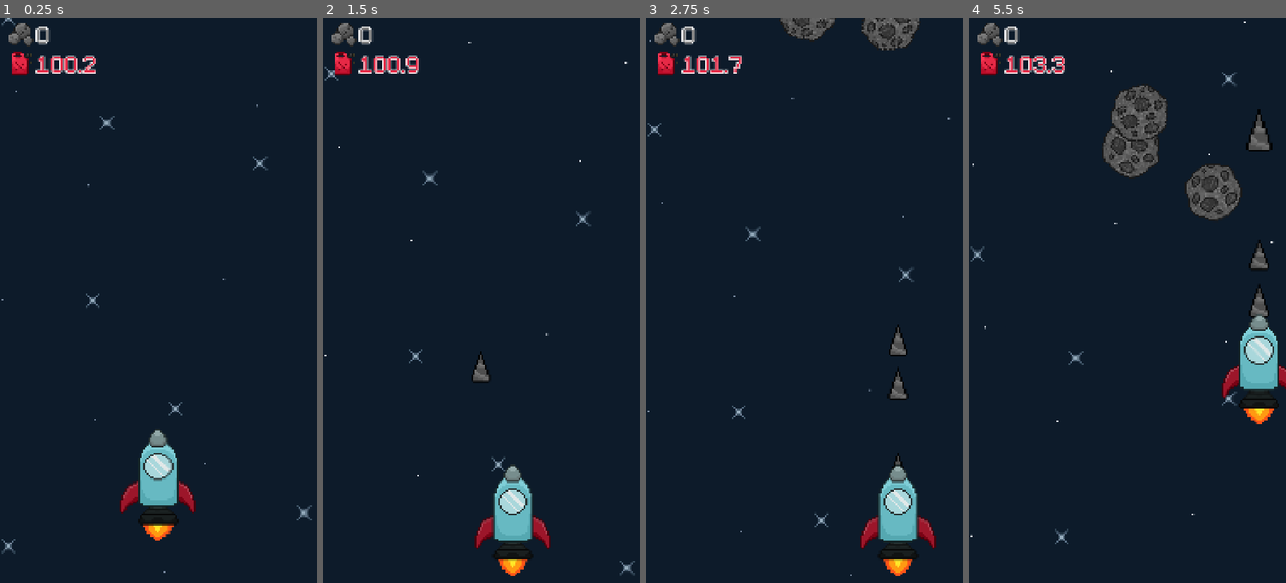
Above: before the commit, frames 1-4 (left to right).
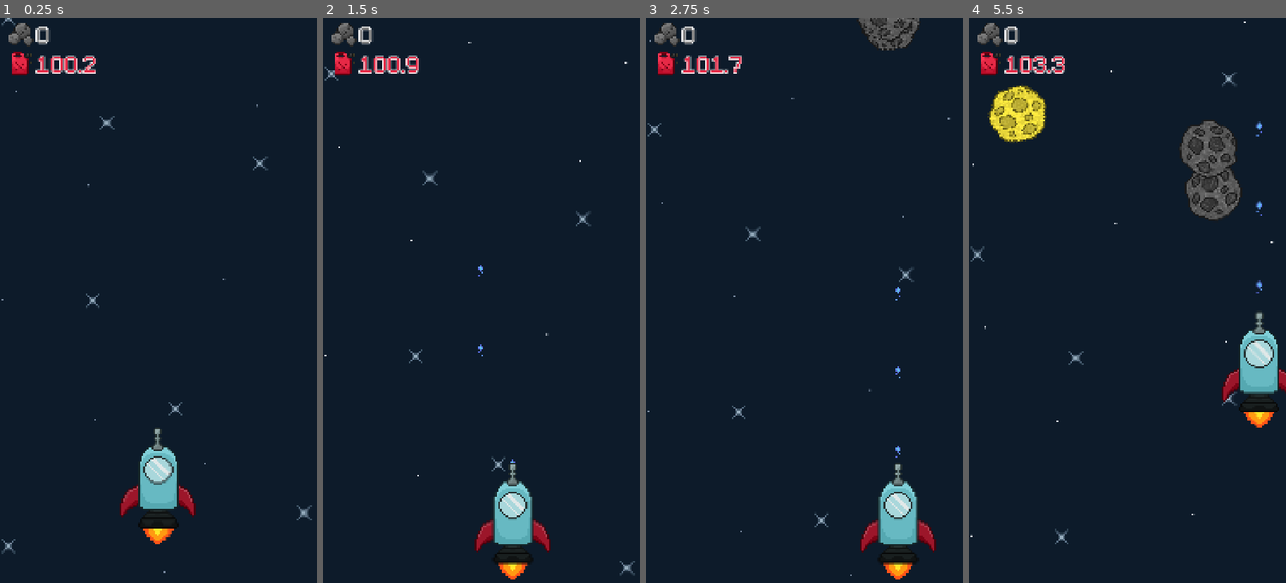
Above: after the commit, the same moments.

Repository: KRYPTO-CS/SpaceShooter
Game: Godot game, scene res://scenes/main.tscn
The game is run twice, just before and just after one commit, with the same random seed, the same clock (stepped at 60 frames per second) and the same inputs. Sound files missing from this copy of the repository are replaced by a short silence.
Inputs (mouse positions are in pixels of both pictures, inside the frame that each line leads up to):
- Up to frame 1 (0.25 s): no input
- Up to frame 2 (1.5 s): move the mouse to (551, 272) at 0.52 s; click (551, 272) at 0.67 s; drag from (418, 328) to (481, 475) at 1.27 s
- Up to frame 3 (2.75 s): move the mouse to (836, 176) at 2.02 s; click (836, 176) at 2.17 s
- Up to frame 4 (5.5 s): drag from (1111, 413) to (1222, 560) at 2.77 s; move the mouse to (1222, 385) at 3.52 s; click (1222, 385) at 3.67 s; drag from (1032, 215) to (1213, 114) at 4.27 s; move the mouse to (1143, 300) at 5.02 s; click (1143, 300) at 5.17 s

The runs differ from the first frame. In frame 1, 1.1% of the frame differs, in the area x 37-62%, y 72-94%; in frame 2, 1.3%; in frame 3, 2.3%; in frame 4, 6.5%, in the area x 5-100%, y 12-73%.

Commit message:
Add powerups with two shooting modes: normal and charge, and two bullet modes: simple and drill. Separate shooting logic into a separate script

Diff:
--- a/SpaceShooter/scenes/bullet.tscn
+++ /dev/null
@@ -1,20 +0,0 @@
-[gd_scene load_steps=4 format=3 uid="uid://cccfedjgfk4ro"]
-
-[ext_resource type="Script" uid="uid://cgfrnujg25vna" path="res://scenes/bullet.gd" id="1_v8qja"]
-[ext_resource type="Texture2D" uid="uid://dlmuomk17u48v" path="res://sprites/bullet.png" id="2_y25gk"]
-
-[sub_resource type="CapsuleShape2D" id="CapsuleShape2D_l5glv"]
-radius = 19.75
-height = 68.76
-
-[node name="Bullet" type="Area2D"]
-script = ExtResource("1_v8qja")
-
-[node name="CollisionShape2D" type="CollisionShape2D" parent="."]
-position = Vector2(0, 3)
-shape = SubResource("CapsuleShape2D_l5glv")
-
-[node name="Sprite2D" type="Sprite2D" parent="."]
-texture = ExtResource("2_y25gk")
-
-[connection signal="area_entered" from="." to="." method="_on_area_entered"]
--- /dev/null
+++ b/SpaceShooter/scenes/bullet_drill.gd
@@ -0,0 +1,22 @@
+extends Area2D
+
+@export var speed := 600.0
+@export var lifetime := 1.5  # seconds before despawn
+@export var damage := 1
+
+var time_alive := 0.0
+
+func _ready():
+	z_index = -1 # so it doesn't layer in front of player
+
+func _process(delta):
+	position.y -= (speed * 0.5) * delta
+	time_alive += delta
+	if time_alive >= lifetime:
+		queue_free()
+
+func _on_area_entered(area):
+	if area.is_in_group("destroyable"):
+		area.flash_red()
+		area.take_damage(damage * 2)
+		AudioManager.play_sound(preload("res://sounds/drillHit.wav"))
--- /dev/null
+++ b/SpaceShooter/scenes/bullet_drill.tscn
@@ -0,0 +1,20 @@
+[gd_scene load_steps=4 format=3 uid="uid://bgispxhhykji6"]
+
+[ext_resource type="Script" uid="uid://dpb60w1peopow" path="res://scenes/bullet_drill.gd" id="1_b44yc"]
+[ext_resource type="Texture2D" uid="uid://d83sv6p1h8ub" path="res://sprites/bullets/drillBullet.png" id="3_sbr7k"]
+
+[sub_resource type="CapsuleShape2D" id="CapsuleShape2D_l5glv"]
+radius = 6.0
+height = 18.0
+
+[node name="BulletDrill" type="Area2D"]
+script = ExtResource("1_b44yc")
+
+[node name="CollisionShape2D" type="CollisionShape2D" parent="."]
+position = Vector2(0, -8)
+shape = SubResource("CapsuleShape2D_l5glv")
+
+[node name="Sprite2D" type="Sprite2D" parent="."]
+texture = ExtResource("3_sbr7k")
+
+[connection signal="area_entered" from="." to="." method="_on_area_entered"]
--- /dev/null
+++ b/SpaceShooter/scenes/bullet_simple.tscn
@@ -0,0 +1,57 @@
+[gd_scene load_steps=9 format=3 uid="uid://cccfedjgfk4ro"]
+
+[ext_resource type="Script" uid="uid://cgfrnujg25vna" path="res://scenes/bullet_simple.gd" id="1_h488q"]
+[ext_resource type="Texture2D" uid="uid://c7s0x2ojc3lqb" path="res://sprites/bullets/simpleBulletSheet.png" id="2_h488q"]
+
+[sub_resource type="CapsuleShape2D" id="CapsuleShape2D_l5glv"]
+radius = 6.0
+height = 18.0
+
+[sub_resource type="AtlasTexture" id="AtlasTexture_eoqba"]
+atlas = ExtResource("2_h488q")
+region = Rect2(0, 0, 20, 40)
+
+[sub_resource type="AtlasTexture" id="AtlasTexture_qncy5"]
+atlas = ExtResource("2_h488q")
+region = Rect2(20, 0, 20, 40)
+
+[sub_resource type="AtlasTexture" id="AtlasTexture_tamys"]
+atlas = ExtResource("2_h488q")
+region = Rect2(40, 0, 20, 40)
+
+[sub_resource type="AtlasTexture" id="AtlasTexture_26lx3"]
+atlas = ExtResource("2_h488q")
+region = Rect2(60, 0, 20, 40)
+
+[sub_resource type="SpriteFrames" id="SpriteFrames_805un"]
+animations = [{
+"frames": [{
+"duration": 1.0,
+"texture": SubResource("AtlasTexture_eoqba")
+}, {
+"duration": 1.0,
+"texture": SubResource("AtlasTexture_qncy5")
+}, {
+"duration": 1.0,
+"texture": SubResource("AtlasTexture_tamys")
+}, {
+"duration": 1.0,
+"texture": SubResource("AtlasTexture_26lx3")
+}],
+"loop": true,
+"name": &"default",
+"speed": 8.0
+}]
+
+[node name="BulletSimple" type="Area2D"]
+script = ExtResource("1_h488q")
+
+[node name="CollisionShape2D" type="CollisionShape2D" parent="."]
+position = Vector2(0, -8)
+shape = SubResource("CapsuleShape2D_l5glv")
+
+[node name="AnimatedSprite2D" type="AnimatedSprite2D" parent="."]
+sprite_frames = SubResource("SpriteFrames_805un")
+autoplay = "default"
+
+[connection signal="area_entered" from="." to="." method="_on_area_entered"]
--- a/SpaceShooter/scenes/main.gd
+++ b/SpaceShooter/scenes/main.gd
@@ -1,11 +1,13 @@
 extends Node2D
 
 @export var asteroid_scene: PackedScene
+@export var powerup_scene: PackedScene
 var asteroid_timer := 0.0
 
 func _ready():
 	randomize()
 	asteroid_scene = preload("res://scenes/asteroid.tscn")
+	powerup_scene = preload("res://scenes/powerup.tscn")
 
 func _process(delta):
 	asteroid_timer += delta
@@ -28,4 +30,10 @@
 		asteroid.points *= 3
 		asteroid.prefix = "golden"
 
+	if randf() < 0.05:
+		var powerup = powerup_scene.instantiate()
+		powerup.position = Vector2(randf_range(-255, 255), -750)
+		powerup.speed = GameManager.speed + 50
+		add_child(powerup)
+
 	add_child(asteroid)
--- a/SpaceShooter/scenes/player.gd
+++ b/SpaceShooter/scenes/player.gd
@@ -1,26 +1,13 @@
 extends Node2D
 
 @export var speed := 300.0
-@export var bullet_scene: PackedScene
 @export var x_limit := 300.0
 @export var y_limit := 500.0
-@export var shoot_interval := 0.3  # seconds between shots
 enum PlayerState { NORMAL, INVINCIBLE, DEAD }
 var state: PlayerState = PlayerState.NORMAL
 
-# charging
-@export var base_damage := 1.0
-@export var max_charge_time := 1.25
-@export var max_bullet_scale := 2.0
-
-# charge variables
-var is_charging := false
-var charge_time := 0.0
-var current_damage := 1.0
-
 # touch
 var finger_active := false
-var shoot_timer := 0.0
 var active_finger_index := -1
 var last_finger_pos := Vector2.ZERO
 
@@ -28,31 +15,13 @@
 var flash_timer := 0.0
 var flash_interval := 0.1
 
-func _ready():
-	bullet_scene = preload("res://scenes/bullet.tscn")
+func _process(delta):
 
-func _process(delta):
-	# auto-fire when idle
-	if not finger_active:
-		shoot_timer += delta
-		if shoot_timer >= shoot_interval:
-			_shoot_normal_bullet()
-			shoot_timer = 0.0
-	else:
-		# charge if touching
-		is_charging = true
-		charge_time = clamp(charge_time + delta, 0, max_charge_time)
-		current_damage = lerp(base_damage, base_damage * 3, charge_time / max_charge_time)
-		shoot_timer = 0.0  # reset auto-fire while charging
-
-	# clamp player position to camera bounds
 	position.x = clamp(position.x, -x_limit, x_limit)
 	position.y = clamp(position.y, -y_limit, y_limit)
 
-	# handle invincibility
 	if state == PlayerState.INVINCIBLE:
 		flash_timer += delta
-		# toggle visibility every flash_interval
 		if flash_timer >= flash_interval:
 			visible = not visible
 			flash_timer = 0.0
@@ -66,40 +35,14 @@
 		elif not event.pressed and event.index == active_finger_index:
 			finger_active = false
 			active_finger_index = -1
-			if charge_time > 0:
-				_shoot_charged_bullet()
-				charge_time = 0.0
-				current_damage = base_damage
-				is_charging = false
 	elif event is InputEventScreenDrag and event.index == active_finger_index:
-		# move player relative to finger drag
 		var delta_pos = event.position - last_finger_pos
 		position += delta_pos
 		last_finger_pos = event.position
 
-func _shoot_normal_bullet():
-	if bullet_scene == null:
-		return
-	var bullet = bullet_scene.instantiate()
-	bullet.position = position
-	bullet.damage = base_damage
-	get_parent().add_child(bullet)
-
-func _shoot_charged_bullet():
-	if bullet_scene == null:
-		return
-	var bullet = bullet_scene.instantiate()
-	bullet.position = position
-	var charge_ratio = charge_time / max_charge_time
-	bullet.scale = Vector2.ONE * lerp(1.0, max_bullet_scale, charge_ratio)
-	bullet.damage = current_damage
-	bullet.speed *= (1.0 + charge_ratio / 1.5)
-	get_parent().add_child(bullet)
-
 func take_damage(time):
 	state = PlayerState.INVINCIBLE
 	invincibility_timer(time)
-
 	self.modulate = Color(1, 0, 0)
 	await get_tree().create_timer(0.1).timeout
 	self.modulate = Color(1, 1, 1)
--- a/SpaceShooter/scenes/player.tscn
+++ b/SpaceShooter/scenes/player.tscn
@@ -1,27 +1,32 @@
-[gd_scene load_steps=10 format=3 uid="uid://cuwckkolulw2g"]
+[gd_scene load_steps=12 format=3 uid="uid://cuwckkolulw2g"]
 
 [ext_resource type="Script" uid="uid://cgaylmnkloadp" path="res://scenes/player.gd" id="1_4flbx"]
 [ext_resource type="Texture2D" uid="uid://dliyi77mec85r" path="res://sprites/shipSheet.png" id="2_g2els"]
+[ext_resource type="Texture2D" uid="uid://ci36bvdlby4r5" path="res://sprites/ship_toppers/defaultTopper.png" id="3_dqkch"]
+[ext_resource type="Script" uid="uid://blhi4hcqnimsi" path="res://scenes/ship_topper.gd" id="4_dqkch"]
+
+[sub_resource type="AtlasTexture" id="AtlasTexture_g2els"]
+atlas = ExtResource("2_g2els")
+region = Rect2(0, 0, 252, 272)
 
 [sub_resource type="AtlasTexture" id="AtlasTexture_qhqgy"]
 atlas = ExtResource("2_g2els")
-region = Rect2(0, 0, 256, 256)
+region = Rect2(252, 0, 252, 272)
 
 [sub_resource type="AtlasTexture" id="AtlasTexture_dqkch"]
 atlas = ExtResource("2_g2els")
-region = Rect2(256, 0, 256, 256)
+region = Rect2(504, 0, 252, 272)
 
 [sub_resource type="AtlasTexture" id="AtlasTexture_qlg0r"]
 atlas = ExtResource("2_g2els")
-region = Rect2(512, 0, 256, 256)
-
-[sub_resource type="AtlasTexture" id="AtlasTexture_tuyoq"]
-atlas = ExtResource("2_g2els")
-region = Rect2(768, 0, 256, 256)
+region = Rect2(756, 0, 252, 272)
 
 [sub_resource type="SpriteFrames" id="SpriteFrames_fjrip"]
 animations = [{
 "frames": [{
+"duration": 1.0,
+"texture": SubResource("AtlasTexture_g2els")
+}, {
 "duration": 1.0,
 "texture": SubResource("AtlasTexture_qhqgy")
 }, {
@@ -30,9 +35,6 @@
 }, {
 "duration": 1.0,
 "texture": SubResource("AtlasTexture_qlg0r")
-}, {
-"duration": 1.0,
-"texture": SubResource("AtlasTexture_tuyoq")
 }],
 "loop": true,
 "name": &"default",
@@ -50,20 +52,24 @@
 script = ExtResource("1_4flbx")
 
 [node name="AnimatedSprite2D" type="AnimatedSprite2D" parent="."]
-position = Vector2(2, 0)
 sprite_frames = SubResource("SpriteFrames_fjrip")
 autoplay = "default"
-frame_progress = 0.9910545
+frame_progress = 0.5430039
+
+[node name="ShipTopper" type="Sprite2D" parent="."]
+position = Vector2(0, -100)
+texture = ExtResource("3_dqkch")
+script = ExtResource("4_dqkch")
 
 [node name="Hurtbox" type="Area2D" parent="." groups=["player"]]
 
 [node name="CollisionShape2D" type="CollisionShape2D" parent="Hurtbox"]
-position = Vector2(0, -25)
+position = Vector2(0, -20)
 shape = SubResource("CapsuleShape2D_g2els")
 
 [node name="Flamebox" type="Area2D" parent="." groups=["flame"]]
 
 [node name="CollisionShape2D" type="CollisionShape2D" parent="Flamebox"]
-position = Vector2(0, 95)
+position = Vector2(0, 100)
 shape = SubResource("CircleShape2D_g2els")
 debug_color = Color(0.7, 0, 0, 0.41960785)
--- /dev/null
+++ b/SpaceShooter/scenes/powerup.gd
@@ -0,0 +1,53 @@
+extends Area2D
+
+@onready var simple_texture: Texture2D = preload("res://sprites/powerups/simpleIcon.png")
+@onready var drill_texture: Texture2D = preload("res://sprites/powerups/drillIcon.png")
+@onready var normal_texture: Texture2D = preload("res://sprites/powerups/normalIcon.png")
+@onready var charge_texture: Texture2D = preload("res://sprites/powerups/chargeIcon.png")
+
+enum BulletType { NULL, SIMPLE, DRILL }
+var bullet_type: BulletType = BulletType.NULL
+enum ShootingType { NULL, NORMAL, CHARGE }
+var shooting_type: ShootingType = ShootingType.NULL
+
+@export var speed := 100.0
+
+var prefix = ""
+
+func _ready():
+	speed += randf_range(-50.0, 50.0)
+
+	if randi() % 2 == 0:
+		var options = [BulletType.SIMPLE, BulletType.DRILL]
+		bullet_type = options[randi() % options.size()]
+	else:
+		var options = [ShootingType.NORMAL, ShootingType.CHARGE]
+		shooting_type = options[randi() % options.size()]
+
+	match bullet_type:
+		BulletType.SIMPLE:
+			get_child(0).get_child(0).texture = simple_texture
+		BulletType.DRILL:
+			get_child(0).get_child(0).texture = drill_texture
+
+	match shooting_type:
+		ShootingType.NORMAL:
+			get_child(0).get_child(0).texture = normal_texture
+		ShootingType.CHARGE:
+			get_child(0).get_child(0).texture = charge_texture
+
+func _process(delta):
+	# Move downward
+	position.y += speed * delta
+
+	# Delete after a while
+	if position.y > 2100:
+		queue_free()
+
+	# Take damage from flame
+	for area in get_overlapping_areas():
+		if area.is_in_group("player"):
+			var ship_topper = area.get_parent().get_node("ShipTopper")
+			if ship_topper:
+				ship_topper.swap(bullet_type, shooting_type)
+			queue_free()
--- /dev/null
+++ b/SpaceShooter/scenes/powerup.tscn
@@ -0,0 +1,20 @@
+[gd_scene load_steps=4 format=3 uid="uid://dw6crc421hiha"]
+
+[ext_resource type="Script" uid="uid://doy3tvmgilhby" path="res://scenes/powerup.gd" id="1_406cw"]
+[ext_resource type="Texture2D" uid="uid://bfxsa7pcoo7ae" path="res://sprites/powerups/boxIcon.png" id="2_406cw"]
+
+[sub_resource type="RectangleShape2D" id="RectangleShape2D_t4g7g"]
+size = Vector2(60, 60)
+
+[node name="Powerup" type="Area2D"]
+script = ExtResource("1_406cw")
+
+[node name="Box" type="Sprite2D" parent="."]
+texture = ExtResource("2_406cw")
+
+[node name="Icon" type="Sprite2D" parent="Box"]
+
+[node name="CollisionShape2D" type="CollisionShape2D" parent="."]
+shape = SubResource("RectangleShape2D_t4g7g")
+
+[connection signal="area_entered" from="." to="." method="_on_area_entered"]
--- /dev/null
+++ b/SpaceShooter/scenes/ship_topper.gd
@@ -0,0 +1,99 @@
+extends Sprite2D
+
+@export var simple_bullet: PackedScene = preload("res://scenes/bullet_simple.tscn")
+@export var drill_bullet: PackedScene = preload("res://scenes/bullet_drill.tscn")
+@export var bullet_scene: PackedScene = simple_bullet
+
+# textures
+@onready var simple_texture: Texture2D = preload("res://sprites/ship_toppers/simpleTopper.png")
+@onready var drill_texture: Texture2D = preload("res://sprites/ship_toppers/drillTopper.png")
+
+# states
+enum BulletType { NULL, SIMPLE, DRILL }
+var bullet_type: BulletType = BulletType.NULL
+enum ShootingType { NULL, NORMAL, CHARGE }
+var shooting_type: ShootingType = ShootingType.NULL
+
+# properties
+var shoot_interval := 0.3
+var shoot_timer := 0.0
+var base_damage := 1.0
+
+# charging
+var max_charge_time := 1.0
+var max_bullet_scale := 2.0
+
+# charge variables
+var is_charging := false
+var charge_time := 0.0
+var current_damage := 1.0
+
+func _ready():
+	swap(BulletType.SIMPLE, ShootingType.NORMAL)
+
+func _process(delta):
+	match shooting_type:
+		ShootingType.NORMAL:
+			charge_time = 0.0
+			shoot_timer += delta
+			if shoot_timer >= shoot_interval:
+				shoot_normal_bullet()
+				shoot_timer = 0.0
+		ShootingType.CHARGE:
+			if not get_parent().finger_active:
+				charge_time = 0.0
+				shoot_timer += delta
+				if shoot_timer >= shoot_interval:
+					shoot_normal_bullet()
+					shoot_timer = 0.0
+			else:
+				is_charging = true
+				charge_time = clamp(charge_time + delta, 0, max_charge_time)
+				current_damage = lerp(base_damage, base_damage * 3, charge_time / max_charge_time)
+				shoot_timer = 0.0
+
+func _input(event):
+	if event is InputEventScreenTouch:
+		if event.pressed and get_parent().active_finger_index == -1:
+			pass
+		elif not event.pressed and event.index == get_parent().active_finger_index:
+			if charge_time > 0.25:
+				shoot_charged_bullet()
+				charge_time = 0.0
+				current_damage = base_damage
+				is_charging = false
+
+func shoot_normal_bullet():
+	if bullet_scene == null:
+		return
+	var bullet = bullet_scene.instantiate()
+	bullet.position = global_position + Vector2(0, -25)
+	bullet.damage = base_damage
+	get_tree().current_scene.add_child(bullet)
+
+func shoot_charged_bullet():
+	if bullet_scene == null:
+		return
+	var bullet = bullet_scene.instantiate()
+	bullet.position = global_position + Vector2(0, -25)
+	var charge_ratio = charge_time / max_charge_time
+	bullet.scale = Vector2.ONE * lerp(1.0, max_bullet_scale, charge_ratio)
+	bullet.damage = current_damage
+	bullet.speed *= (1.0 + charge_ratio / 1.5)
+	get_tree().current_scene.add_child(bullet)
+
+func swap(new_bullet_type: BulletType = BulletType.NULL, new_shooting_type: ShootingType = ShootingType.NULL) -> void:
+	if new_bullet_type != BulletType.NULL:
+		bullet_type = new_bullet_type
+	if new_shooting_type != ShootingType.NULL:
+		shooting_type = new_shooting_type
+
+	match bullet_type:
+		BulletType.SIMPLE:
+			texture = simple_texture
+			shoot_interval = 0.3
+			bullet_scene = simple_bullet
+		BulletType.DRILL:
+			texture = drill_texture
+			shoot_interval = 0.65
+			bullet_scene = drill_bullet
Not shown, added: SpaceShooter/scenes/bullet_drill.gd.uid
Renamed: SpaceShooter/scenes/bullet.gd -> SpaceShooter/scenes/bullet_simple.gd
Renamed: SpaceShooter/scenes/bullet.gd.uid -> SpaceShooter/scenes/bullet_simple.gd.uid
Not shown, added: SpaceShooter/scenes/powerup.gd.uid
Not shown, added: SpaceShooter/scenes/ship_topper.gd.uid
Binary file removed: SpaceShooter/sprites/Bullet.png
Binary file added: SpaceShooter/sprites/bullets/drillBullet.png
Not shown, added: SpaceShooter/sprites/bullets/drillBullet.png.import
Binary file added: SpaceShooter/sprites/bullets/simpleBulletSheet.png
Not shown, added: SpaceShooter/sprites/bullets/simpleBulletSheet.png.import
Binary file added: SpaceShooter/sprites/powerups/boxIcon.png
Not shown, added: SpaceShooter/sprites/powerups/boxIcon.png.import
(and 16 more such lines)
